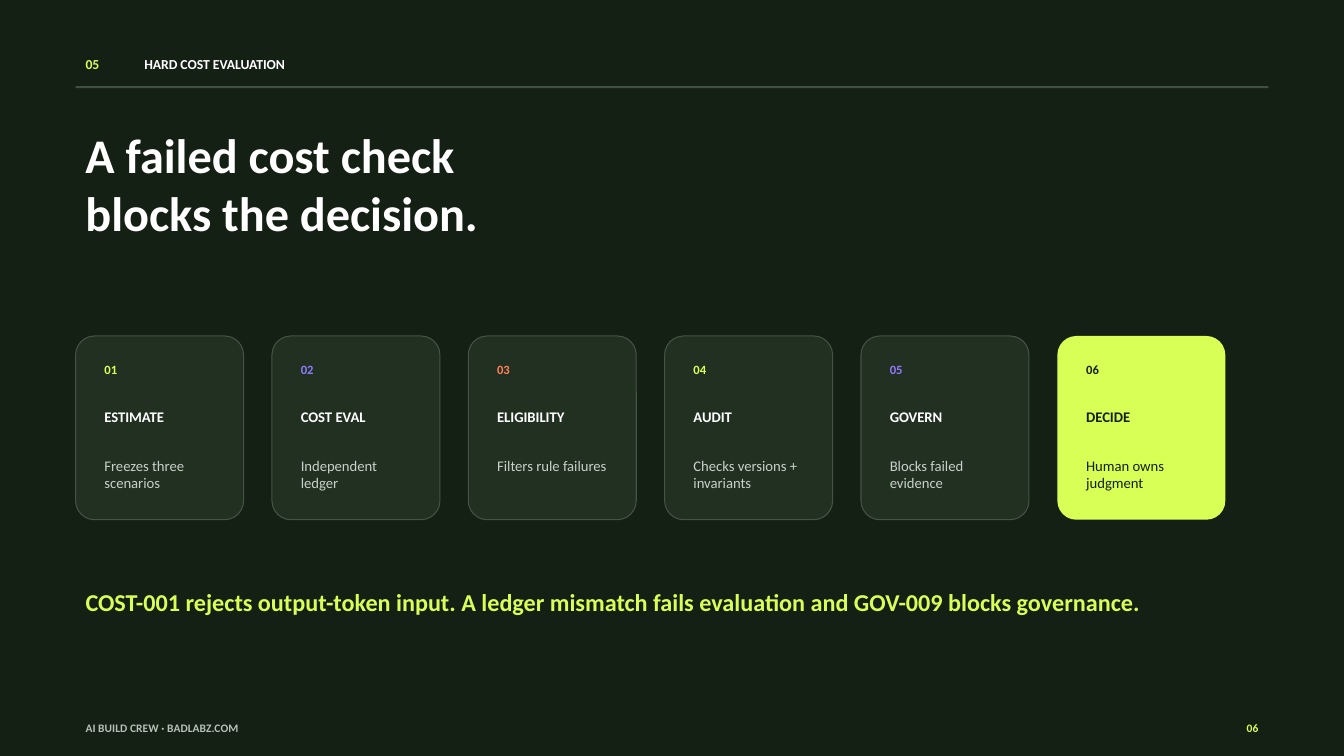
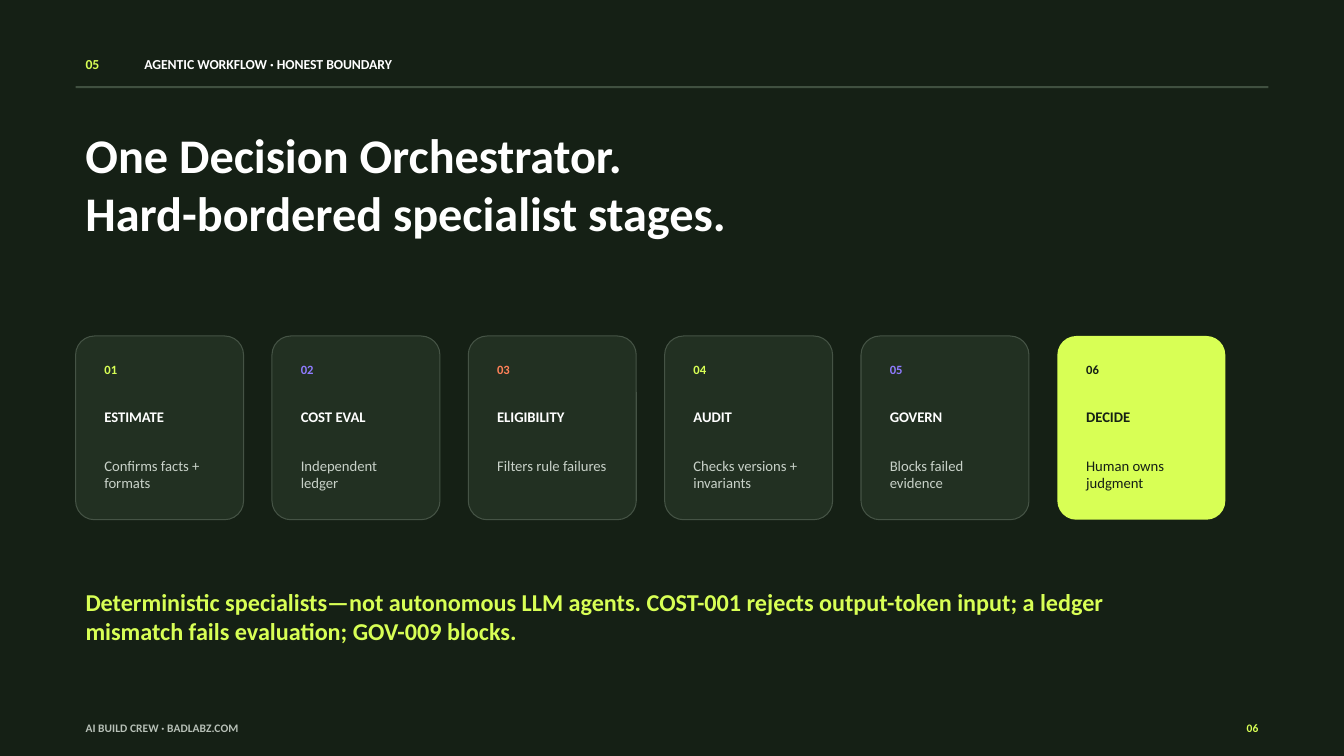
Before and after one commit to CTATX/ai-build-crew, a slide deck: slide 6 of artifacts/AI_BUILD_CREW_COST_CONTRACT_VIDEO_REVIEW.pptx. Drawn at 1344x756 pixels with LibreOffice and Linux fonts; fonts in the diff are those of the drawing. Boxes give left, top, right and bottom in pixels: in the first picture for what was removed or moved away, otherwise in the second. Text is boxed around its words. In the diff, an @@ line names an element or a change of style, - is before the commit and + after.

```diff
--- a/artifacts/AI_BUILD_CREW_COST_CONTRACT_VIDEO_REVIEW.pptx
+++ b/artifacts/AI_BUILD_CREW_COST_CONTRACT_VIDEO_REVIEW.pptx
@@ text at [144, 60, 392, 69]: text changed @@
-HARD COST EVALUATION
+AGENTIC WORKFLOW · HONEST BOUNDARY
@@ text at [85, 139, 725, 239]: text changed @@
-A failed cost check
-blocks the decision.
+One Decision Orchestrator.
+Hard-bordered specialist stages.
@@ text at [104, 461, 189, 488]: text changed @@
-Freezes three scenarios
+Confirms facts + formats
@@ text at [86, 594, 1103, 643]: text changed @@
-COST-001 rejects output-token input. A ledger mismatch fails evaluation and GOV-009 blocks governance.
+Deterministic specialists—not autonomous LLM agents. COST-001 rejects output-token input; a ledger mismatch fails evaluation; GOV-009 blocks.
```
Also in this commit, not shown: 5 other slides changed, 18 other files.
